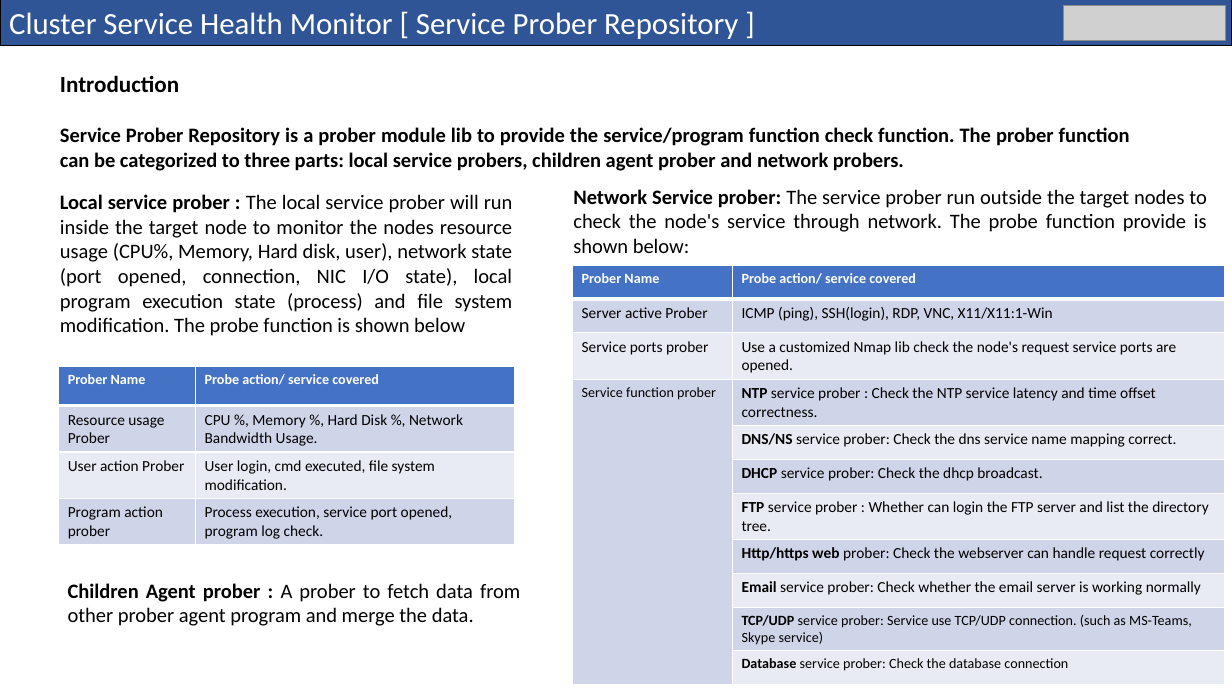
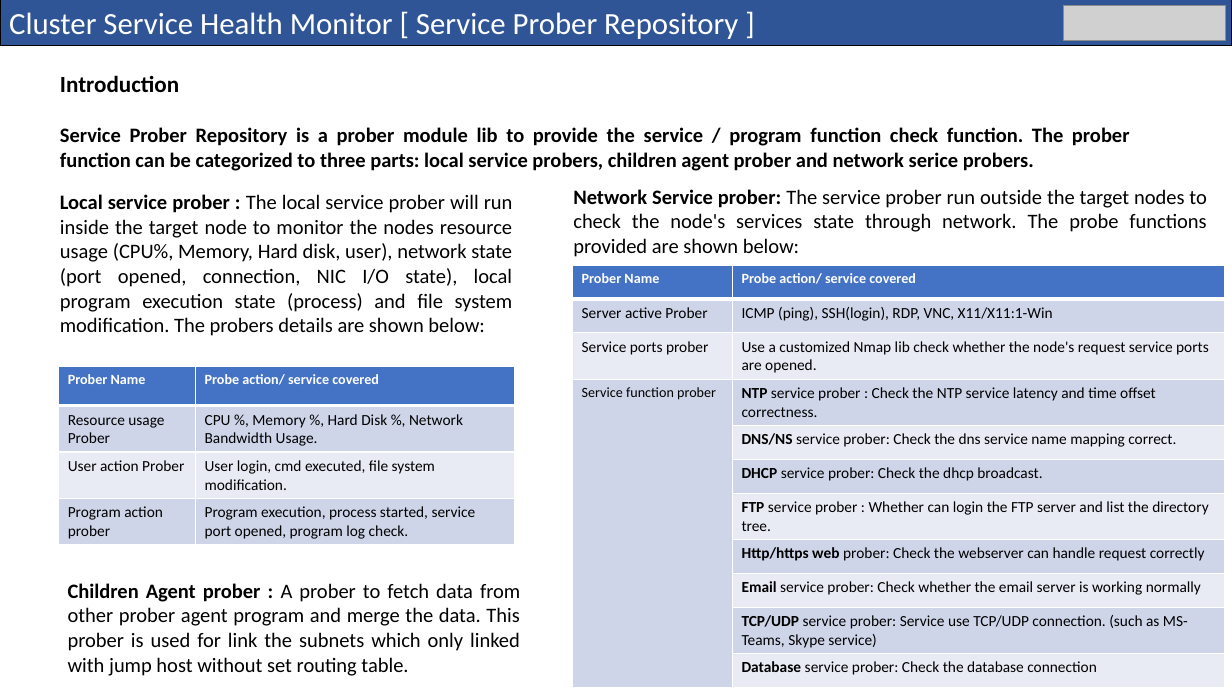
Before and after one commit to LiuYuancheng/Cluster_Service_Health_Monitor, a slide deck: slide 4 of doc/Cluster Service Health Monitor_DesignDoc.pptx. Drawn at 1232x693 pixels with LibreOffice and Linux fonts; fonts in the diff are those of the drawing; grey boxes stand for pictures. Boxes give left, top, right and bottom in pixels: in the first picture for what was removed or moved away, otherwise in the second. Text is boxed around its words. In the diff, an @@ line names an element or a change of style, - is before the commit and + after.

```diff
--- a/doc/Cluster Service Health Monitor_DesignDoc.pptx
+++ b/doc/Cluster Service Health Monitor_DesignDoc.pptx
@@ text at (60,127,1130,171): text changed @@
-Service Prober Repository is a prober module lib to provide the service/program function check function. The prober function can be categorized to three parts: local service probers, children agent prober and network probers.
+Service Prober Repository is a prober module lib to provide the service / program function check function. The prober function can be categorized to three parts: local service probers, children agent prober and network serice probers.
@@ text at (60,194,513,336): text changed @@
-Local service prober : The local service prober will run inside the target node to monitor the nodes resource usage (CPU%, Memory, Hard disk, user), network state (port opened, connection, NIC I/O state), local program execution state (process) and file system modification. The probe function is shown below
+Local service prober : The local service prober will run inside the target node to monitor the nodes resource usage (CPU%, Memory, Hard disk, user), network state (port opened, connection, NIC I/O state), local program execution state (process) and file system modification. The probers details are shown below:
@@ text at (573,189,1206,257): text changed @@
-Network Service prober: The service prober run outside the target nodes to check the node's service through network. The probe function provide is shown below:
+Network Service prober: The service prober run outside the target nodes to check the node's services state through network. The probe functions provided are shown below:
@@ table at (572,265,1225,688) @@
-row 3, column 2: Use a customized Nmap lib check the node's request service ports are opened.
+row 3, column 2: Use a customized Nmap lib check whether the node's request service ports are opened.
@@ size 11 to 12 pt in "TCP/UDP service prober: Service use TCP/UDP connection. ...", "Database service prober: Check the database connection" @@
@@ table at (58,367,514,545) @@
-row 4, column 2: Process execution, service port opened, program log check.
+row 4, column 2: Program execution, process started, service port opened, program log check.
@@ text at (68,583,520,676): text changed @@
-Children Agent prober : A prober to fetch data from other prober agent program and merge the data.
+Children Agent prober : A prober to fetch data from other prober agent program and merge the data. This prober is used for link the subnets which only linked with jump host without set routing table.
```
Also in this commit, not shown: 5 other slides changed, 1 slide added, 2 other files.
